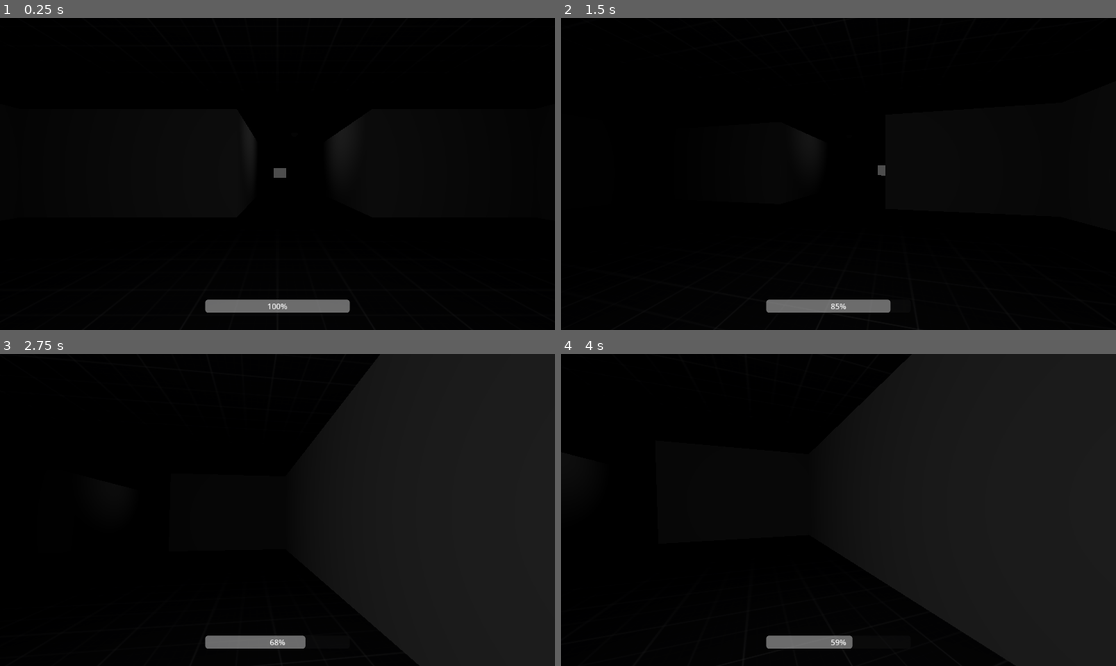
Above: before the commit, frames 1-4 (two rows, left to right).
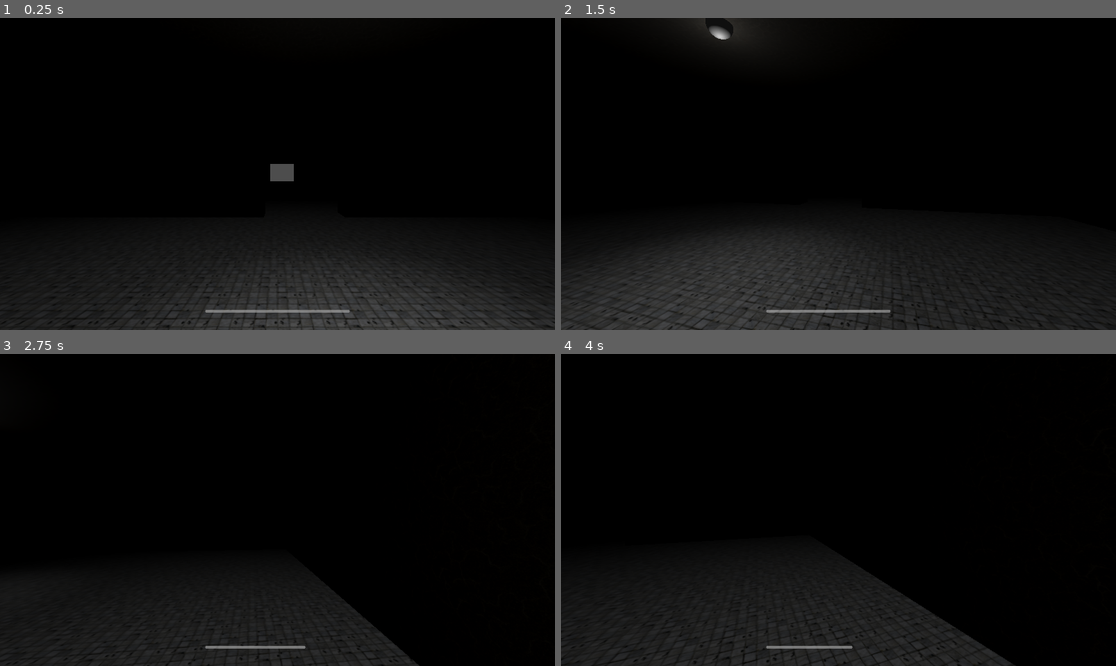
Above: after the commit, the same moments.

Repository: Purplelops/Tunnel-Horror-Game
Game: Godot game, scene res://Scenes/node_3d.tscn
The game is run twice, just before and just after one commit, with the same random seed, the same clock (stepped at 60 frames per second) and the same inputs. Before the commit the project starts from res://node_3d.tscn. Sound files missing from this copy of the repository are replaced by a short silence.
Inputs (mouse positions are in pixels of both pictures, inside the frame that each line leads up to):
- Up to frame 1 (0.25 s): no input
- Up to frame 2 (1.5 s): tap Enter at 0.5 s; move the mouse to (866, 174) at 0.52 s; hold D (right) 0.53-1.28 s; hold Shift (sprint) 0.53-1.28 s; move the mouse to (810, 174) at 1.27 s; hold S (backward) from 1.28 s (still down); tap W (foward) at 1.35 s
- Up to frame 3 (2.75 s): tap Shift (sprint) at 1.55 s; move the mouse to (288, 503) at 2.02 s; release S (backward) at 2.03 s; hold D (right) from 2.03 s (still down); hold Shift (sprint) from 2.03 s (still down)
- Up to frame 4 (4 s): move the mouse to (832, 516) at 2.77 s; release Shift (sprint) at 2.78 s; tap Shift (sprint) at 2.85 s; move the mouse to (877, 513) at 3.52 s; release D (right) at 3.53 s; hold A (left) from 3.53 s (still down); hold Shift (sprint) from 3.53 s (still down); tap W (foward) at 3.6 s

The runs differ from the first frame. In frame 1, 19% of the frame differs, in the area x 0-100%, y 33-100%; in frame 2, 23%; in frame 3, 39%; in frame 4, 44%, in the area x 0-100%, y 0-100%.

Commit message:
TELEPORTER

Diff:
--- a/Player.gd
+++ b/Player.gd
@@ -1,6 +1,10 @@
 extends CharacterBody3D
 
+signal died
+
 @onready var head: Node3D = $Head
+@onready var walk_audio_player: AudioStreamPlayer3D = $AudioStreamPlayer3D
+@onready var ray: RayCast3D = $Head/RayCast3D
 
 var current_speed: float
 const walking_speed: float = 3.0
@@ -37,15 +41,11 @@
 	if Input.is_action_pressed("sprint") and current_stamina > 0:
 		current_speed = sprint_speed
 		current_stamina -= stamina_depletion_speed * delta
-		$AudioStreamPlayer3D.pitch_scale = 1.3
+		walk_audio_player.pitch_scale = 1.3
 	else:
 		current_speed = walking_speed
 		current_stamina += stamina_regen_speed * delta
-		$AudioStreamPlayer3D.pitch_scale = 1
-
-	# Exit
-	if Input.is_action_pressed("quit"):
-		get_tree().quit()
+		walk_audio_player.pitch_scale = 0.9
 
 	# Add the gravity.
 	if not is_on_floor():
@@ -63,7 +63,7 @@
 		velocity.z = move_toward(velocity.z, 0, current_speed)
 
 	if direction.length() > 0.8 and is_on_floor():
-		if !$AudioStreamPlayer3D.playing:
-			$AudioStreamPlayer3D.play()
+		if !walk_audio_player.playing:
+			walk_audio_player.play()
 
 	move_and_slide()
--- /dev/null
+++ b/Scenes/lamp.tscn
@@ -0,0 +1,24 @@
+[gd_scene load_steps=4 format=3 uid="uid://dse4khhqb7fdl"]
+
+[ext_resource type="Script" path="res://lamp.gd" id="1_vhyam"]
+[ext_resource type="AudioStream" uid="uid://bpet3t187laoy" path="res://Sounds/Electromagnetic_Neon_Light_Loop_Mono_Elektrousi_05.wav" id="2_ochte"]
+
+[sub_resource type="SphereMesh" id="SphereMesh_hns0s"]
+radius = 0.2
+height = 0.4
+
+[node name="Lamp" type="Node3D"]
+script = ExtResource("1_vhyam")
+
+[node name="MeshInstance3D" type="MeshInstance3D" parent="."]
+mesh = SubResource("SphereMesh_hns0s")
+
+[node name="OmniLight3D" type="OmniLight3D" parent="."]
+transform = Transform3D(1, 0, 0, 0, 1, 0, 0, 0, 1, 0, -0.335418, 0)
+
+[node name="AudioStreamPlayer3D" type="AudioStreamPlayer3D" parent="."]
+stream = ExtResource("2_ochte")
+volume_db = -6.095
+autoplay = true
+
+[connection signal="finished" from="AudioStreamPlayer3D" to="." method="_on_audio_stream_player_3d_finished"]
--- /dev/null
+++ b/Scenes/node_3d.tscn
@@ -0,0 +1,228 @@
+[gd_scene load_steps=19 format=3 uid="uid://pw1ws04nqh70"]
+
+[ext_resource type="Script" path="res://node_3d.gd" id="1_qtx02"]
+[ext_resource type="PackedScene" uid="uid://dse4khhqb7fdl" path="res://Scenes/lamp.tscn" id="2_okub7"]
+[ext_resource type="Texture2D" uid="uid://bvj5v82feccjj" path="res://Textures/Photoreal_Tile_08-512x512.png" id="3_gg243"]
+[ext_resource type="Material" uid="uid://c834ibnt1ofnm" path="res://wall_material.tres" id="4_jdhy2"]
+[ext_resource type="Script" path="res://Player.gd" id="5_ikvvg"]
+[ext_resource type="AudioStream" uid="uid://bk7ulidhtad51" path="res://Sounds/Walking/Footsteps_Tile_Walk_01.wav" id="6_ngsdo"]
+[ext_resource type="AudioStream" uid="uid://eowxrejk117r" path="res://Sounds/Walking/Footsteps_Tile_Walk_02.wav" id="7_6fkia"]
+[ext_resource type="AudioStream" uid="uid://dkpdw764imcqg" path="res://Sounds/Walking/Footsteps_Tile_Walk_03.wav" id="8_07a0s"]
+[ext_resource type="AudioStream" uid="uid://7h2uk6fjqcw5" path="res://Sounds/Walking/Footsteps_Tile_Walk_04.wav" id="9_esjg8"]
+[ext_resource type="AudioStream" uid="uid://bmmvh76rk6nhf" path="res://Sounds/Walking/Footsteps_Tile_Walk_05.wav" id="10_a57t1"]
+[ext_resource type="AudioStream" uid="uid://4fqe61bimwav" path="res://Sounds/Walking/Footsteps_Tile_Walk_06.wav" id="11_js186"]
+[ext_resource type="AudioStream" uid="uid://jjldr1bqgoj3" path="res://Sounds/Walking/Footsteps_Tile_Walk_07.wav" id="12_fic44"]
+[ext_resource type="AudioStream" uid="uid://ciqcwr0qk3gk2" path="res://Sounds/Walking/Footsteps_Tile_Walk_08.wav" id="13_qxyv2"]
+
+[sub_resource type="Environment" id="Environment_aigko"]
+ssao_enabled = true
+ssao_radius = 0.5
+ssil_enabled = true
+fog_enabled = true
+fog_light_color = Color(0, 0, 0, 1)
+fog_density = 0.3
+volumetric_fog_density = 0.2
+
+[sub_resource type="StandardMaterial3D" id="StandardMaterial3D_jyisb"]
+albedo_texture = ExtResource("3_gg243")
+roughness = 0.39
+uv1_triplanar = true
+
+[sub_resource type="BoxShape3D" id="BoxShape3D_6oft5"]
+size = Vector3(5, 4, 1)
+
+[sub_resource type="CapsuleShape3D" id="CapsuleShape3D_m8p5i"]
+radius = 0.35
+height = 1.8
+
+[sub_resource type="AudioStreamRandomizer" id="AudioStreamRandomizer_es2wg"]
+streams_count = 8
+stream_0/stream = ExtResource("6_ngsdo")
+stream_0/weight = 1.0
+stream_1/stream = ExtResource("7_6fkia")
+stream_1/weight = 1.0
+stream_2/stream = ExtResource("8_07a0s")
+stream_2/weight = 1.0
+stream_3/stream = ExtResource("9_esjg8")
+stream_3/weight = 1.0
+stream_4/stream = ExtResource("10_a57t1")
+stream_4/weight = 1.0
+stream_5/stream = ExtResource("11_js186")
+stream_5/weight = 1.0
+stream_6/stream = ExtResource("12_fic44")
+stream_6/weight = 1.0
+stream_7/stream = ExtResource("13_qxyv2")
+stream_7/weight = 1.0
+
+[node name="Node3D" type="Node3D"]
+script = ExtResource("1_qtx02")
+
+[node name="WorldEnvironment" type="WorldEnvironment" parent="."]
+environment = SubResource("Environment_aigko")
+
+[node name="Stage" type="Node3D" parent="."]
+
+[node name="Light" type="Node3D" parent="Stage"]
+
+[node name="Lamp" parent="Stage/Light" instance=ExtResource("2_okub7")]
+transform = Transform3D(1, 0, 0, 0, 1, 0, 0, 0, 1, 1, 4, 2.59843)
+
+[node name="Floor" type="CSGBox3D" parent="Stage"]
+transform = Transform3D(1, 0, 0, 0, 1, 0, 0, 0, 1, 0, -0.5, -15)
+use_collision = true
+size = Vector3(20, 1, 52)
+material = SubResource("StandardMaterial3D_jyisb")
+
+[node name="Floor2" type="CSGBox3D" parent="Stage"]
+transform = Transform3D(1, 0, 0, 0, 1, 0, 0, 0, 1, 54.5, -0.5, -22)
+use_collision = true
+size = Vector3(7, 1, 38)
+material = SubResource("StandardMaterial3D_jyisb")
+
+[node name="Ceiling" type="CSGBox3D" parent="Stage"]
+transform = Transform3D(1, 0, 0, 0, 1, 0, 0, 0, 1, 0, 4.5, -16.5)
+use_collision = true
+size = Vector3(20, 1, 55)
+material = ExtResource("4_jdhy2")
+
+[node name="Ceiling2" type="CSGBox3D" parent="Stage"]
+transform = Transform3D(1, 0, 0, 0, 1, 0, 0, 0, 1, 54, 4.5, -23.5)
+use_collision = true
+size = Vector3(8, 1, 41)
+material = ExtResource("4_jdhy2")
+
+[node name="LeftWall" type="CSGBox3D" parent="Stage"]
+transform = Transform3D(1, 0, 0, 0, 1, 0, 0, 0, 1, -2, 2, -21.5)
+use_collision = true
+size = Vector3(1, 4, 36)
+material = ExtResource("4_jdhy2")
+
+[node name="RightWall" type="CSGBox3D" parent="Stage"]
+transform = Transform3D(1, 0, 0, 0, 1, 0, 0, 0, 1, 4, 2, -21.5)
+use_collision = true
+size = Vector3(1, 4, 36)
+material = ExtResource("4_jdhy2")
+
+[node name="LeftWall2" type="CSGBox3D" parent="Stage"]
+transform = Transform3D(1, 0, 0, 0, 1, 0, 0, 0, 1, 51, 2, -21.5)
+use_collision = true
+size = Vector3(1, 4, 36)
+material = ExtResource("4_jdhy2")
+
+[node name="LeftWall3" type="CSGBox3D" parent="Stage"]
+transform = Transform3D(1, 0, 0, 0, 1, 0, 0, 0, 1, 54, 2, -4)
+use_collision = true
+size = Vector3(5, 4, 1)
+material = ExtResource("4_jdhy2")
+
+[node name="RightWall2" type="CSGBox3D" parent="Stage"]
+transform = Transform3D(1, 0, 0, 0, 1, 0, 0, 0, 1, 57, 2, -21.5)
+use_collision = true
+size = Vector3(1, 4, 36)
+material = ExtResource("4_jdhy2")
+
+[node name="CSGBox3D" type="CSGBox3D" parent="Stage"]
+transform = Transform3D(1, 0, 0, 0, 1, 0, 0, 0, 1, -6.49966, 1.98699, -3.99851)
+use_collision = true
+size = Vector3(8, 4, 1)
+material = ExtResource("4_jdhy2")
+
+[node name="CSGBox3D6" type="CSGBox3D" parent="Stage"]
+transform = Transform3D(1, 0, 0, 0, 1, 0, 0, 0, 1, -1, 2, -4)
+use_collision = true
+size = Vector3(1, 4, 1)
+material = ExtResource("4_jdhy2")
+
+[node name="CSGBox3D7" type="CSGBox3D" parent="Stage"]
+transform = Transform3D(1, 0, 0, 0, 1, 0, 0, 0, 1, 3, 2, -4)
+use_collision = true
+size = Vector3(1, 4, 1)
+material = ExtResource("4_jdhy2")
+
+[node name="CSGBox3D8" type="CSGBox3D" parent="Stage"]
+transform = Transform3D(1, 0, 0, 0, 1, 0, 0, 0, 1, 1, 3.5, -4)
+use_collision = true
+size = Vector3(3, 1, 1)
+material = ExtResource("4_jdhy2")
+
+[node name="CSGBox3D3" type="CSGBox3D" parent="Stage"]
+transform = Transform3D(1, 0, 0, 0, 1, 0, 0, 0, 1, 7.5, 2, -4)
+use_collision = true
+size = Vector3(6, 4, 1)
+material = ExtResource("4_jdhy2")
+
+[node name="CSGBox3D4" type="CSGBox3D" parent="Stage"]
+transform = Transform3D(1, 0, 0, 0, 1, 0, 0, 0, 1, 10, 2, 3.5)
+use_collision = true
+size = Vector3(1, 4, 14)
+material = ExtResource("4_jdhy2")
+
+[node name="CSGBox3D5" type="CSGBox3D" parent="Stage"]
+transform = Transform3D(1, 0, 0, 0, 1, 0, 0, 0, 1, -10, 2, 3.5)
+use_collision = true
+size = Vector3(1, 4, 14)
+material = ExtResource("4_jdhy2")
+
+[node name="CSGBox3D2" type="CSGBox3D" parent="Stage"]
+transform = Transform3D(1, 0, 0, 0, 1, 0, 0, 0, 1, 0, 2, 11)
+use_collision = true
+size = Vector3(21, 4, 1)
+material = ExtResource("4_jdhy2")
+
+[node name="Triggers" type="Node3D" parent="Stage"]
+
+[node name="Area3D" type="Area3D" parent="Stage/Triggers"]
+transform = Transform3D(1, 0, 0, 0, 1, 0, 0, 0, 1, 1, 0, -17)
+
+[node name="CollisionShape3D" type="CollisionShape3D" parent="Stage/Triggers/Area3D"]
+transform = Transform3D(1, 0, 0, 0, 1, 0, 0, 0, 1, 0, 1.5, 0)
+shape = SubResource("BoxShape3D_6oft5")
+
+[node name="Player" type="CharacterBody3D" parent="."]
+transform = Transform3D(1, 0, 0, 0, 1, 0, 0, 0, 1, 0, 1, 4)
+script = ExtResource("5_ikvvg")
+metadata/_edit_group_ = true
+
+[node name="CollisionShape3D" type="CollisionShape3D" parent="Player"]
+shape = SubResource("CapsuleShape3D_m8p5i")
+
+[node name="Head" type="Node3D" parent="Player"]
+transform = Transform3D(1, 0, 0, 0, 1, 0, 0, 0, 1, 0, 0.7, 0)
+
+[node name="Camera3D" type="Camera3D" parent="Player/Head"]
+
+[node name="RayCast3D" type="RayCast3D" parent="Player/Head"]
+transform = Transform3D(1, 0, 0, 0, -4.37114e-08, -1, 0, 1, -4.37114e-08, 0, 0, 0)
+target_position = Vector3(0, -2, 0)
+
+[node name="AudioStreamPlayer3D" type="AudioStreamPlayer3D" parent="Player"]
+transform = Transform3D(1, 0, 0, 0, 1, 0, 0, 0, 1, -1.28746e-05, -1.00312, 0.000462532)
+stream = SubResource("AudioStreamRandomizer_es2wg")
+
+[node name="UI" type="Control" parent="."]
+layout_mode = 3
+anchors_preset = 15
+anchor_right = 1.0
+anchor_bottom = 1.0
+grow_horizontal = 2
+grow_vertical = 2
+
+[node name="ProgressBar" type="ProgressBar" parent="UI"]
+layout_mode = 1
+anchors_preset = 7
+anchor_left = 0.5
+anchor_top = 1.0
+anchor_right = 0.5
+anchor_bottom = 1.0
+offset_left = -150.0
+offset_top = -42.0
+offset_right = 150.0
+offset_bottom = -36.0
+grow_horizontal = 2
+grow_vertical = 0
+show_percentage = false
+
+[node name="Marker3D" type="Marker3D" parent="."]
+transform = Transform3D(1, 0, 0, 0, 1, 0, 0, 0, 1, 54, 0, -7)
+
+[connection signal="body_entered" from="Stage/Triggers/Area3D" to="." method="_on_area_3d_body_entered"]
--- a/lamp.gd
+++ b/lamp.gd
@@ -3,3 +3,7 @@
 
 func _physics_process(delta: float) -> void:
 	pass
+
+
+func _on_audio_stream_player_3d_finished() -> void:
+	$AudioStreamPlayer3D.play()
--- a/lamp.tscn
+++ /dev/null
@@ -1,15 +0,0 @@
-[gd_scene load_steps=3 format=3 uid="uid://dse4khhqb7fdl"]
-
-[ext_resource type="Script" path="res://lamp.gd" id="1_vhyam"]
-
-[sub_resource type="SphereMesh" id="SphereMesh_hns0s"]
-radius = 0.2
-height = 0.4
-
-[node name="Lamp" type="Node3D"]
-script = ExtResource("1_vhyam")
-
-[node name="MeshInstance3D" type="MeshInstance3D" parent="."]
-mesh = SubResource("SphereMesh_hns0s")
-
-[node name="OmniLight3D" type="OmniLight3D" parent="."]
--- a/node_3d.gd
+++ b/node_3d.gd
@@ -5,3 +5,14 @@
 # Called every frame. 'delta' is the elapsed time since the previous frame.
 func _process(delta: float) -> void:
 	$UI/ProgressBar.value = player.current_stamina
+
+	# Exit
+	if Input.is_action_just_pressed("quit"):
+		get_tree().quit()
+	elif Input.is_action_just_pressed("fullscreen"):
+		get_window().mode = Window.MODE_EXCLUSIVE_FULLSCREEN
+
+
+func _on_area_3d_body_entered(body: Node3D) -> void:
+	if body.name == "Player":
+		body.position += Vector3(53, 0, -7)
--- a/node_3d.tscn
+++ /dev/null
@@ -1,151 +0,0 @@
-[gd_scene load_steps=17 format=3 uid="uid://pw1ws04nqh70"]
-
-[ext_resource type="Script" path="res://node_3d.gd" id="1_gspt0"]
-[ext_resource type="Texture2D" uid="uid://dfx8vhpoidb7k" path="res://texture_03.png" id="1_sc0sc"]
-[ext_resource type="PackedScene" uid="uid://dse4khhqb7fdl" path="res://lamp.tscn" id="2_0tbxr"]
-[ext_resource type="Script" path="res://Player.gd" id="2_upllr"]
-[ext_resource type="AudioStream" uid="uid://bk7ulidhtad51" path="res://Sounds/Walk/Footsteps_Tile_Walk_01.wav" id="5_dlh0d"]
-[ext_resource type="AudioStream" uid="uid://eowxrejk117r" path="res://Sounds/Walk/Footsteps_Tile_Walk_02.wav" id="6_jpy5x"]
-[ext_resource type="AudioStream" uid="uid://dkpdw764imcqg" path="res://Sounds/Walk/Footsteps_Tile_Walk_03.wav" id="7_ylvlf"]
-[ext_resource type="AudioStream" uid="uid://7h2uk6fjqcw5" path="res://Sounds/Walk/Footsteps_Tile_Walk_04.wav" id="8_mposh"]
-[ext_resource type="AudioStream" uid="uid://bmmvh76rk6nhf" path="res://Sounds/Walk/Footsteps_Tile_Walk_05.wav" id="9_i3wor"]
-[ext_resource type="AudioStream" uid="uid://4fqe61bimwav" path="res://Sounds/Walk/Footsteps_Tile_Walk_06.wav" id="10_ldxxc"]
-[ext_resource type="AudioStream" uid="uid://jjldr1bqgoj3" path="res://Sounds/Walk/Footsteps_Tile_Walk_07.wav" id="11_u7rqd"]
-[ext_resource type="AudioStream" uid="uid://ciqcwr0qk3gk2" path="res://Sounds/Walk/Footsteps_Tile_Walk_08.wav" id="12_m3slt"]
-
-[sub_resource type="Environment" id="Environment_aigko"]
-ambient_light_color = Color(1, 1, 1, 1)
-ssao_enabled = true
-ssao_radius = 0.5
-ssil_enabled = true
-fog_enabled = true
-fog_light_color = Color(0, 0, 0, 1)
-fog_light_energy = 0.1
-fog_density = 0.2
-volumetric_fog_density = 0.2
-
-[sub_resource type="StandardMaterial3D" id="StandardMaterial3D_jdrcn"]
-albedo_texture = ExtResource("1_sc0sc")
-uv1_triplanar = true
-
-[sub_resource type="CapsuleShape3D" id="CapsuleShape3D_m8p5i"]
-radius = 0.35
-height = 1.8
-
-[sub_resource type="AudioStreamRandomizer" id="AudioStreamRandomizer_es2wg"]
-streams_count = 8
-stream_0/stream = ExtResource("5_dlh0d")
-stream_0/weight = 1.0
-stream_1/stream = ExtResource("6_jpy5x")
-stream_1/weight = 1.0
-stream_2/stream = ExtResource("7_ylvlf")
-stream_2/weight = 1.0
-stream_3/stream = ExtResource("8_mposh")
-stream_3/weight = 1.0
-stream_4/stream = ExtResource("9_i3wor")
-stream_4/weight = 1.0
-stream_5/stream = ExtResource("10_ldxxc")
-stream_5/weight = 1.0
-stream_6/stream = ExtResource("11_u7rqd")
-stream_6/weight = 1.0
-stream_7/stream = ExtResource("12_m3slt")
-stream_7/weight = 1.0
-
-[node name="Node3D" type="Node3D"]
-script = ExtResource("1_gspt0")
-
-[node name="WorldEnvironment" type="WorldEnvironment" parent="."]
-environment = SubResource("Environment_aigko")
-
-[node name="Stage" type="Node3D" parent="."]
-
-[node name="Light" type="Node3D" parent="Stage"]
-
-[node name="Lamp" parent="Stage/Light" instance=ExtResource("2_0tbxr")]
-transform = Transform3D(1, 0, 0, 0, 1, 0, 0, 0, 1, 1, 4, -8)
-
-[node name="Floor" type="CSGBox3D" parent="Stage"]
-transform = Transform3D(1, 0, 0, 0, 1, 0, 0, 0, 1, 0, -0.5, -32.8044)
-material_override = SubResource("StandardMaterial3D_jdrcn")
-use_collision = true
-size = Vector3(20, 1, 87.6089)
-
-[node name="Ceiling" type="CSGBox3D" parent="Stage"]
-transform = Transform3D(1, 0, 0, 0, 1, 0, 0, 0, 1, 0, 4.5, -32.8044)
-material_override = SubResource("StandardMaterial3D_jdrcn")
-use_collision = true
-size = Vector3(20, 1, 87.6089)
-
-[node name="LeftWall" type="CSGBox3D" parent="Stage"]
-transform = Transform3D(1, 0, 0, 0, 1, 0, 0, 0, 1, -2, 2, -40)
-use_collision = true
-size = Vector3(1, 4, 73)
-
-[node name="RightWall" type="CSGBox3D" parent="Stage"]
-transform = Transform3D(1, 0, 0, 0, 1, 0, 0, 0, 1, 4, 2, -40)
-use_collision = true
-size = Vector3(1, 4, 73)
-
-[node name="CSGBox3D" type="CSGBox3D" parent="Stage"]
-transform = Transform3D(1, 0, 0, 0, 1, 0, 0, 0, 1, -6.5, 2, -4)
-use_collision = true
-size = Vector3(8, 4, 1)
-
-[node name="CSGBox3D3" type="CSGBox3D" parent="Stage"]
-transform = Transform3D(1, 0, 0, 0, 1, 0, 0, 0, 1, 7.5, 2, -4)
-use_collision = true
-size = Vector3(6, 4, 1)
-
-[node name="CSGBox3D4" type="CSGBox3D" parent="Stage"]
-transform = Transform3D(1, 0, 0, 0, 1, 0, 0, 0, 1, 10, 2, 3.5)
-use_collision = true
-size = Vector3(1, 4, 14)
-
-[node name="CSGBox3D5" type="CSGBox3D" parent="Stage"]
-transform = Transform3D(1, 0, 0, 0, 1, 0, 0, 0, 1, -10, 2, 3.5)
-use_collision = true
-size = Vector3(1, 4, 14)
-
-[node name="CSGBox3D2" type="CSGBox3D" parent="Stage"]
-transform = Transform3D(1, 0, 0, 0, 1, 0, 0, 0, 1, 0, 2, 11)
-use_collision = true
-size = Vector3(21, 4, 1)
-
-[node name="Player" type="CharacterBody3D" parent="."]
-transform = Transform3D(1, 0, 0, 0, 1, 0, 0, 0, 1, 0, 1, 4)
-script = ExtResource("2_upllr")
-metadata/_edit_group_ = true
-
-[node name="CollisionShape3D" type="CollisionShape3D" parent="Player"]
-shape = SubResource("CapsuleShape3D_m8p5i")
-
-[node name="Head" type="Node3D" parent="Player"]
-transform = Transform3D(1, 0, 0, 0, 1, 0, 0, 0, 1, 0, 0.7, 0)
-
-[node name="Camera3D" type="Camera3D" parent="Player/Head"]
-
-[node name="AudioStreamPlayer3D" type="AudioStreamPlayer3D" parent="Player"]
-transform = Transform3D(1, 0, 0, 0, 1, 0, 0, 0, 1, -1.28746e-05, -1.00312, 0.000462532)
-stream = SubResource("AudioStreamRandomizer_es2wg")
-
-[node name="UI" type="Control" parent="."]
-layout_mode = 3
-anchors_preset = 15
-anchor_right = 1.0
-anchor_bottom = 1.0
-grow_horizontal = 2
-grow_vertical = 2
-
-[node name="ProgressBar" type="ProgressBar" parent="UI"]
-layout_mode = 1
-anchors_preset = 7
-anchor_left = 0.5
-anchor_top = 1.0
-anchor_right = 0.5
-anchor_bottom = 1.0
-offset_left = -150.0
-offset_top = -63.32
-offset_right = 150.0
-offset_bottom = -36.32
-grow_horizontal = 2
-grow_vertical = 0
--- a/project.godot
+++ b/project.godot
@@ -11,7 +11,7 @@
 [application]
 
 config/name="Tunnel Horror Game"
-run/main_scene="res://node_3d.tscn"
+run/main_scene="res://Scenes/node_3d.tscn"
 config/features=PackedStringArray("4.2", "Forward Plus")
 config/icon="res://icon.svg"
 
@@ -47,3 +47,8 @@
 "events": [Object(InputEventKey,"resource_local_to_scene":false,"resource_name":"","device":-1,"window_id":0,"alt_press …(182 unchanged characters)…
 ]
 }
+fullscreen={
+"deadzone": 0.5,
+"events": [Object(InputEventKey,"resource_local_to_scene":false,"resource_name":"","device":-1,"window_id":0,"alt_pressed":false,"shift_pressed":false,"ctrl_pressed":false,"meta_pressed":false,"pressed":false,"keycode":0,"physical_keycode":80,"key_label":0,"unicode":112,"echo":false,"script":null)
+]
+}
--- /dev/null
+++ b/wall_material.tres
@@ -0,0 +1,8 @@
+[gd_resource type="StandardMaterial3D" load_steps=2 format=3 uid="uid://c834ibnt1ofnm"]
+
+[ext_resource type="Texture2D" uid="uid://bnpy8ht0cxg86" path="res://Textures/Photoreal_Concrete_08-512x512.png" id="1_u7hvb"]
+
+[resource]
+albedo_color = Color(0.419608, 0.419608, 0.419608, 1)
+albedo_texture = ExtResource("1_u7hvb")
+uv1_triplanar = true
Not shown, added: Sounds/Electromagnetic_Neon_Light_Loop_Mono_Elektrousi_05.wav.import
Not shown, changed: Sounds/Walking/Footsteps_Tile_Walk_01.wav.import
Not shown, changed: Sounds/Walking/Footsteps_Tile_Walk_02.wav.import
Not shown, changed: Sounds/Walking/Footsteps_Tile_Walk_03.wav.import
Not shown, changed: Sounds/Walking/Footsteps_Tile_Walk_04.wav.import
Not shown, changed: Sounds/Walking/Footsteps_Tile_Walk_05.wav.import
Not shown, changed: Sounds/Walking/Footsteps_Tile_Walk_06.wav.import
Not shown, changed: Sounds/Walking/Footsteps_Tile_Walk_07.wav.import
Not shown, changed: Sounds/Walking/Footsteps_Tile_Walk_08.wav.import
Binary file added: Textures/Photoreal_Concrete_08-512x512.png
Not shown, changed: Textures/Photoreal_Concrete_08-512x512.png.import
Binary file added: Textures/Photoreal_Tile_08-512x512.png
(and 12 more such lines)
